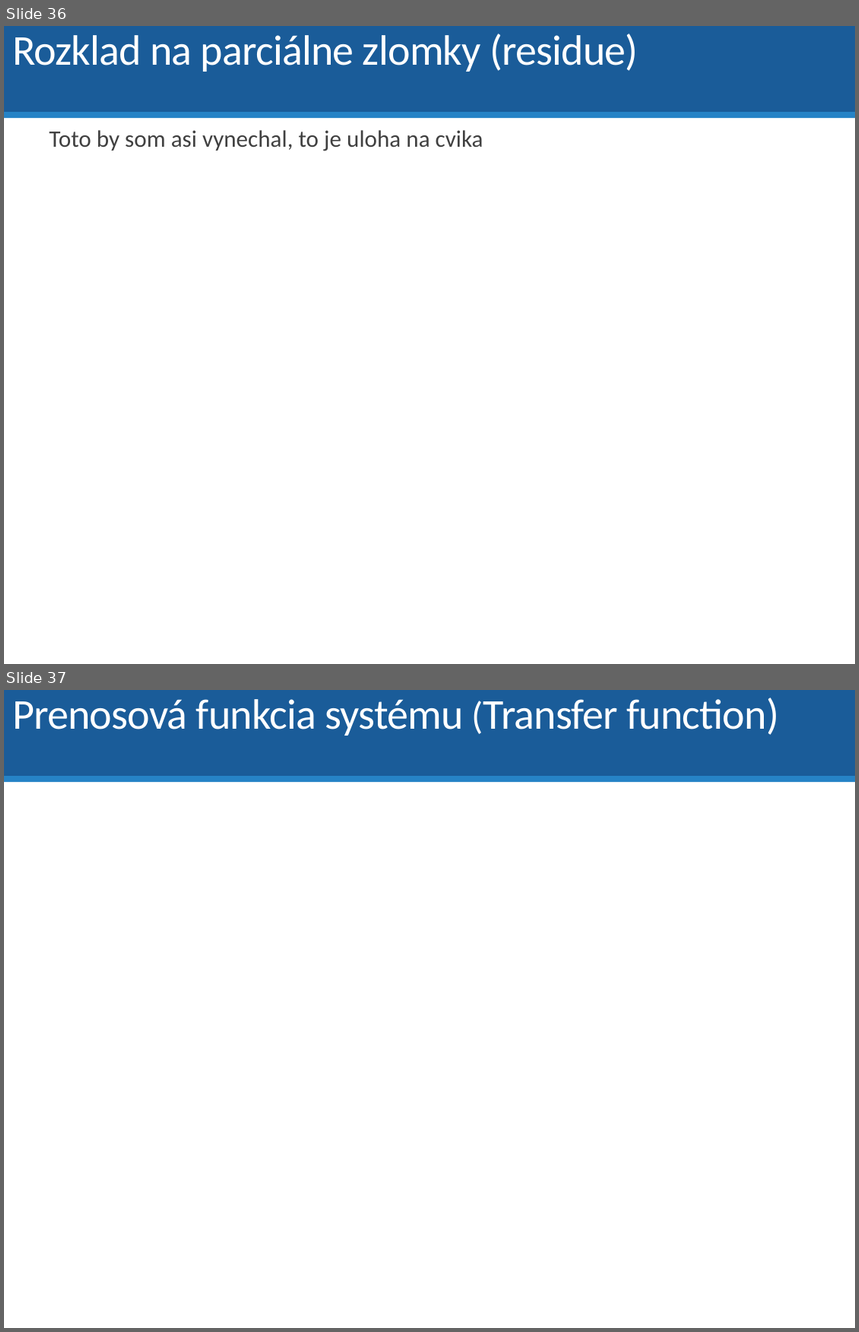
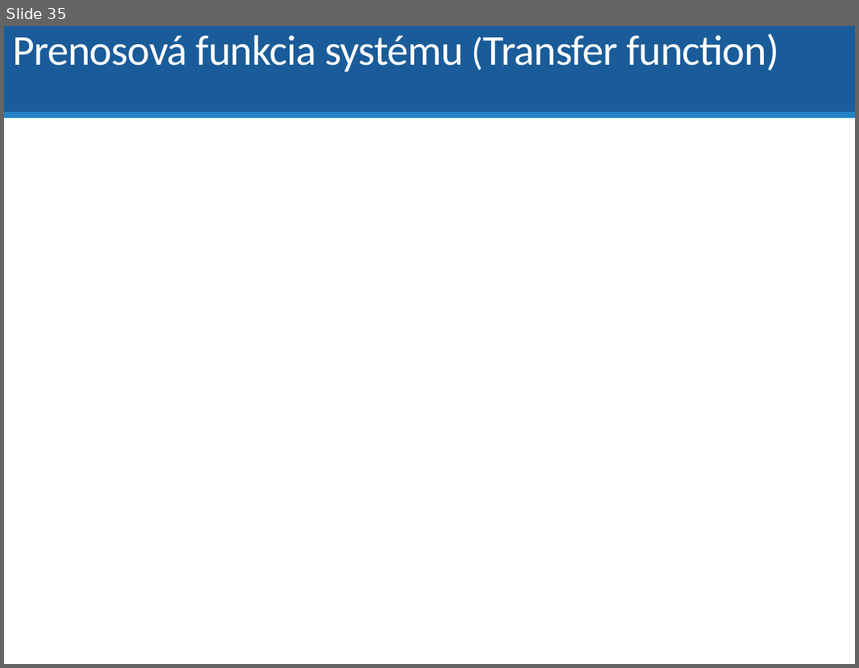
Before and after one commit to dodekm/TeamProjektKybernetika, a slide deck: Nove prednasky/P01_02_03_dynamika_dif_rovnice_LPT_prenosova_funkcia_modelovanie.pptx. Shown one above the other, each under a label of ours: slides 36 and 37 before the commit, slide 35 after it. The pictures are 859x1332 and 859x668 pixels, drawn with LibreOffice and Linux fonts; fonts in the diff are those of the drawing; grey boxes stand for pictures. Boxes give left, top, right and bottom in pixels: in the first picture for what was removed or moved away, otherwise in the second. Text is boxed around its words. In the diff, an @@ line names an element or a change of style, - is before the commit and + after.

```diff
--- a/Nove prednasky/P01_02_03_dynamika_dif_rovnice_LPT_prenosova_funkcia_modelovanie.pptx
+++ b/Nove prednasky/P01_02_03_dynamika_dif_rovnice_LPT_prenosova_funkcia_modelovanie.pptx
@@ slide 36 removed at (4, 26, 855, 664), background #FFFFFF; not listed: 2 template elements that a slide beside it also shows @@
@@ title removed at (12, 34, 639, 72) @@
-Rozklad na parciálne zlomky (residue)
@@ text removed at (49, 130, 484, 151) @@
-  Toto by som asi vynechal, to je uloha na cvika
@@ what was slide 37 is now slide 35 @@
```
Also in this commit, not shown: 4 slides changed, 1 other slide removed, 1 other file.
